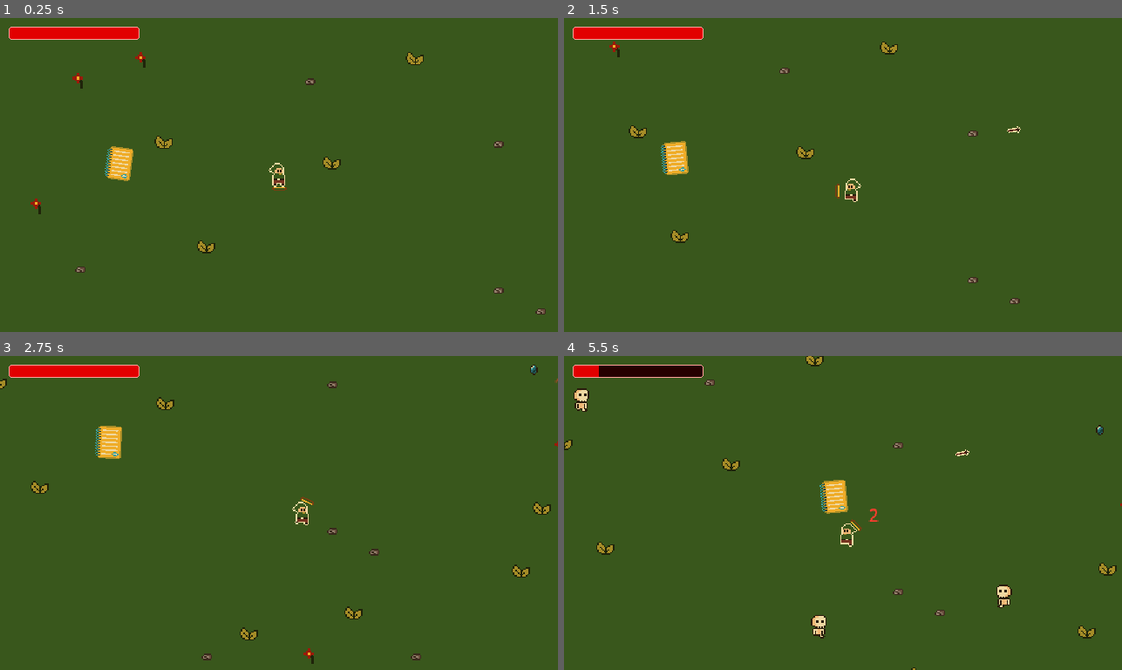
Above: before the commit, frames 1-4 (two rows, left to right).
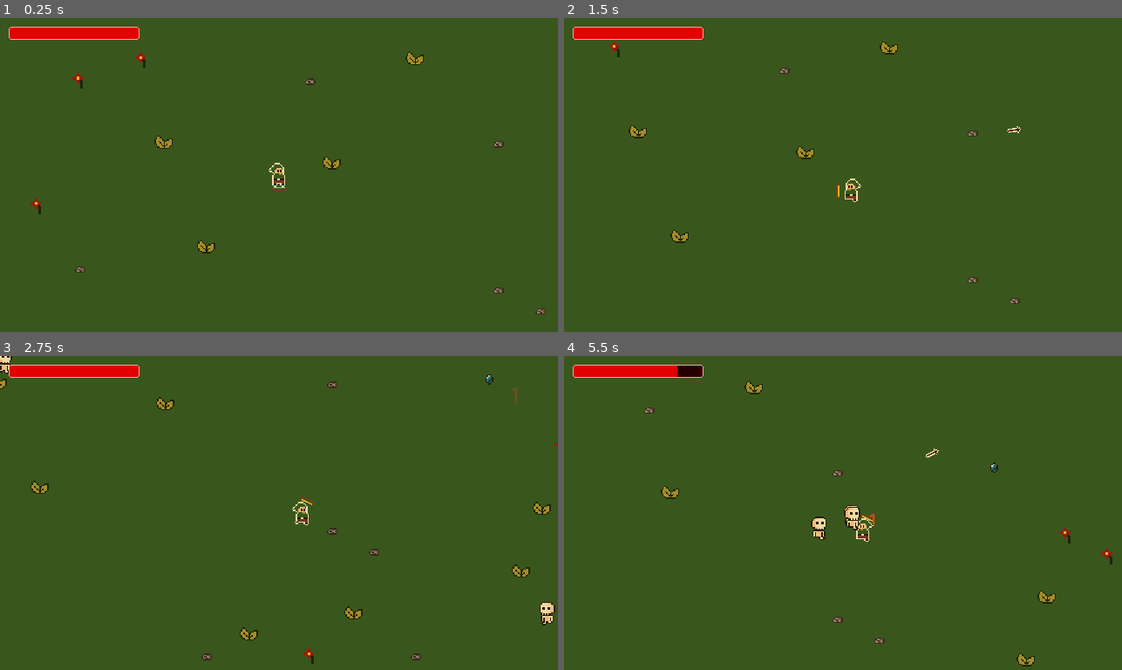
Above: after the commit, the same moments.

Repository: danilomacb/RAMter
Game: Godot game, scene res://Scenes/Game.tscn
Same seed, same stepped clock (60 frames per second), same inputs: the game is played once before the commit and once after it.
Inputs (mouse positions are in pixels of both pictures, inside the frame that each line leads up to):
- Up to frame 1 (0.25 s): no input
- Up to frame 2 (1.5 s): move the mouse to (965, 159) at 0.52 s; press the mouse at (965, 159) at 0.53 s; hold Right (MoveRight) 0.53-1.28 s; move the mouse to (731, 190) at 1.27 s; release the mouse at (731, 190) at 1.28 s; hold Down (MoveDown) from 1.28 s (still down); click (731, 190) at 1.35 s
- Up to frame 3 (2.75 s): move the mouse to (334, 443) at 2.02 s; release Down (MoveDown) at 2.03 s; press the mouse at (334, 443) at 2.03 s; hold Right (MoveRight) from 2.03 s (still down)
- Up to frame 4 (5.5 s): move the mouse to (815, 575) at 2.77 s; release Right (MoveRight) at 2.78 s; release the mouse at (815, 575) at 2.78 s; hold Up (MoveUp) 2.78-3.53 s; click (815, 575) at 2.85 s; move the mouse to (1010, 560) at 3.52 s; press the mouse at (1010, 560) at 3.53 s; hold Left (MoveLeft) 3.53-5.03 s; move the mouse to (675, 465) at 4.27 s; release the mouse at (675, 465) at 4.28 s; click (675, 465) at 4.35 s; move the mouse to (870, 513) at 5.02 s; press the mouse at (870, 513) at 5.03 s; hold Down (MoveDown) from 5.03 s (still down)

The runs differ from the first frame. In frame 1, 0.5% of the frame differs, in the area x 18-24%, y 40-52%; in frame 2, 0.5%; in frame 3, 0.8%; in frame 4, 3.4%, in the area x 0-100%, y 0-100%.

Commit message:
few ballance changes

Diff:
--- a/Prefabs/Enemy.tscn
+++ b/Prefabs/Enemy.tscn
@@ -57,7 +57,7 @@
 collision_layer = 5
 collision_mask = 4
 script = ExtResource("1_8tgep")
-moveSpeed = 50.0
+moveSpeed = 100.0
 flip = true
 animatedSprite2D = NodePath("AnimatedSprite2D")
 timer = NodePath("Timer")
--- a/Prefabs/Player.tscn
+++ b/Prefabs/Player.tscn
@@ -138,7 +138,7 @@
 script = ExtResource("8_xbqv5")
 
 [node name="Hp" parent="." instance=ExtResource("3_1l1p5")]
-maxHp = 5.0
+maxHp = 10.0
 invulnerabilityTime = 1.0
 
 [node name="PlayerExp" type="Node" parent="."]
--- a/Scenes/Game.tscn
+++ b/Scenes/Game.tscn
@@ -8,7 +8,6 @@
 [ext_resource type="Texture2D" uid="uid://dyvlk1rdm71e3" path="res://Sprites/HpBar.png" id="5_7o43d"]
 [ext_resource type="Texture2D" uid="uid://xqw8xchvvif4" path="res://Sprites/HpBarOver.png" id="6_2kjhh"]
 [ext_resource type="Script" path="res://Scripts/UpgradeCard.gd" id="7_qvdpu"]
-[ext_resource type="PackedScene" uid="uid://degaswqbjmvr5" path="res://Prefabs/Tiilibra.tscn" id="9_pi7ia"]
 
 [sub_resource type="TileSetAtlasSource" id="TileSetAtlasSource_kwwc3"]
 texture = ExtResource("1_gk4jy")
@@ -128,9 +127,6 @@
 text = "Upgrade 3"
 script = ExtResource("7_qvdpu")
 
-[node name="Tiilibra" parent="." instance=ExtResource("9_pi7ia")]
-position = Vector2(-134, -9)
-
 [connection signal="timeout" from="EnemySpawnManager/Timer" to="EnemySpawnManager" method="_on_timer_timeout"]
 [connection signal="pressed" from="CanvasLayer/Control/UpgradePanel/UpgradeCard1" to="CanvasLayer/Control/UpgradePanel/UpgradeCard1" method="_on_pressed"]
 [connection signal="pressed" from="CanvasLayer/Control/UpgradePanel/UpgradeCard2" to="CanvasLayer/Control/UpgradePanel/UpgradeCard2" method="_on_pressed"]
Not shown: 1 places in Scenes/Game.tscn that only renumber resources
